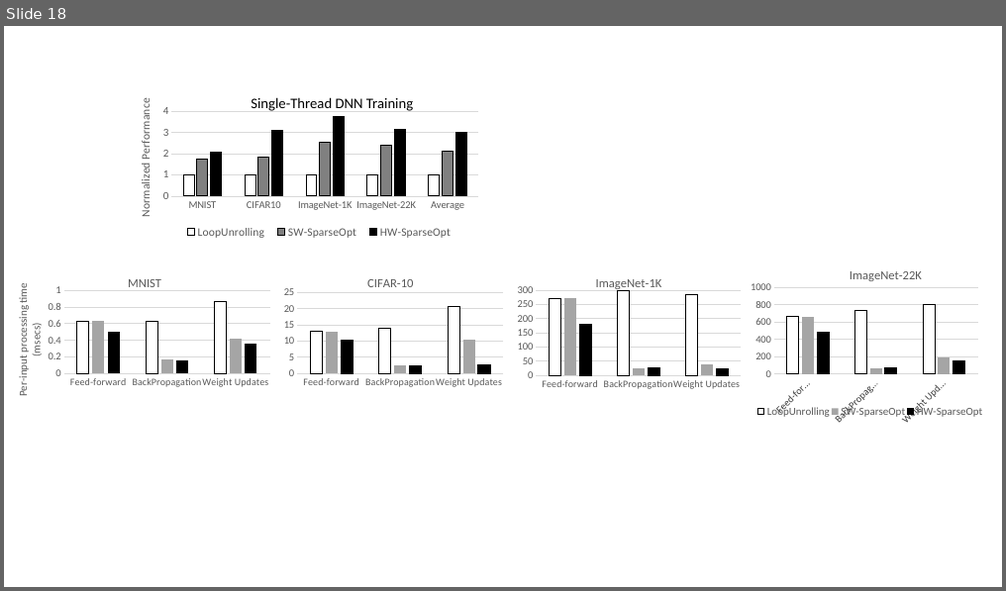
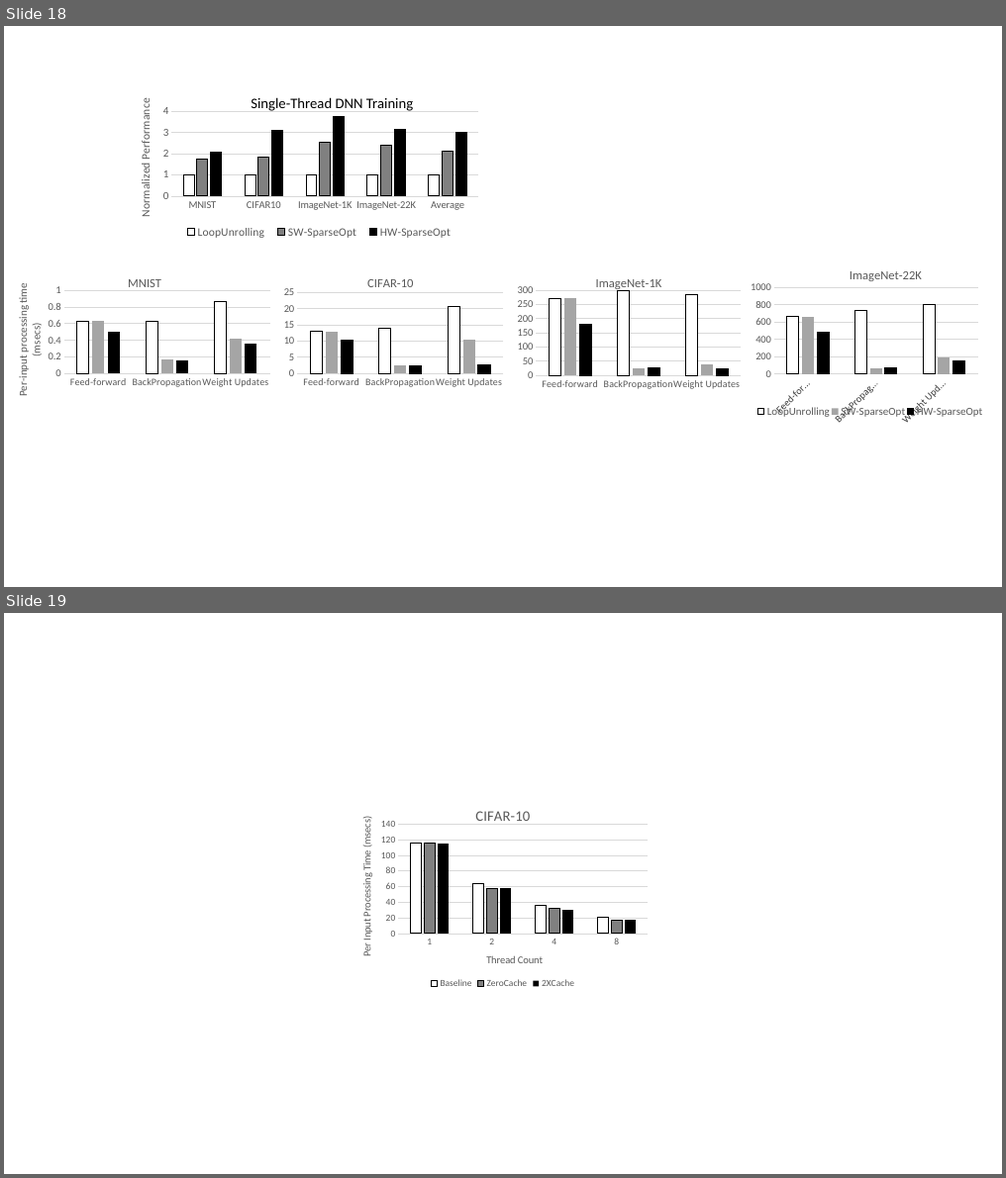
Before and after one commit to hoangt/sc-dnn, a slide deck: isca2016/Figures/Figures.pptx. Shown one above the other, each under a label of ours: slide 18 before the commit, slides 18 and 19 after it. The pictures are 1006x591 and 1006x1178 pixels, drawn with LibreOffice and Linux fonts; fonts in the diff are those of the drawing. Boxes give left, top, right and bottom in pixels: in the first picture for what was removed or moved away, otherwise in the second. Text is boxed around its words. In the diff, an @@ line names an element or a change of style, - is before the commit and + after.

```diff
--- a/isca2016/Figures/Figures.pptx
+++ b/isca2016/Figures/Figures.pptx
@@ slide 19 added at <box>4,613,1002,1174</box>, background #FFFFFF @@
@@ column chart added at <box>347,795,659,992</box> @@
+title "CIFAR-10 "
+categories: 1, 2, 4, 8
+Baseline: 116, 64, 36, 20
+ZeroCache: 115, 58, 32, 17
+2XCache: 115, 58, 30, 18
```
Also in this commit, not shown: 10 other files.
